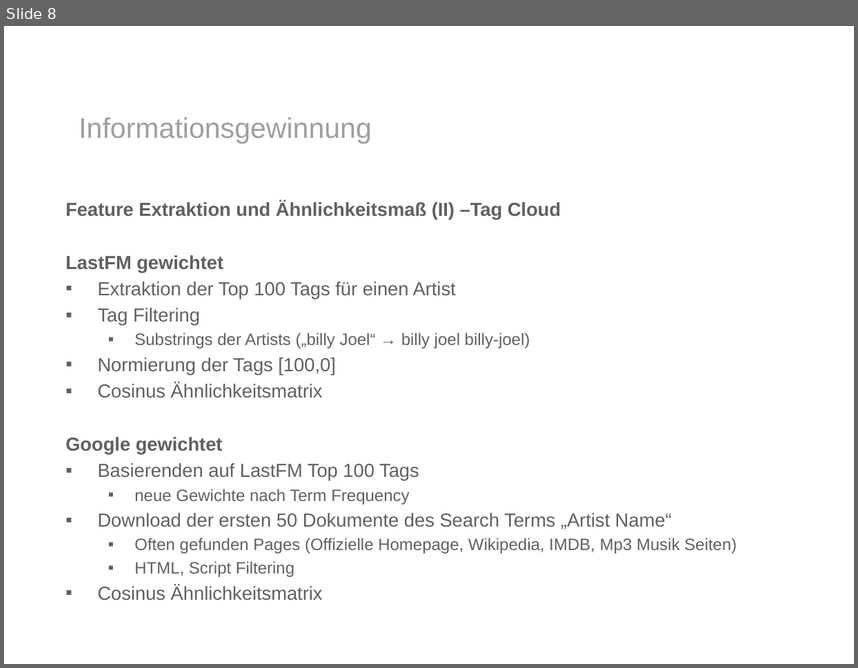
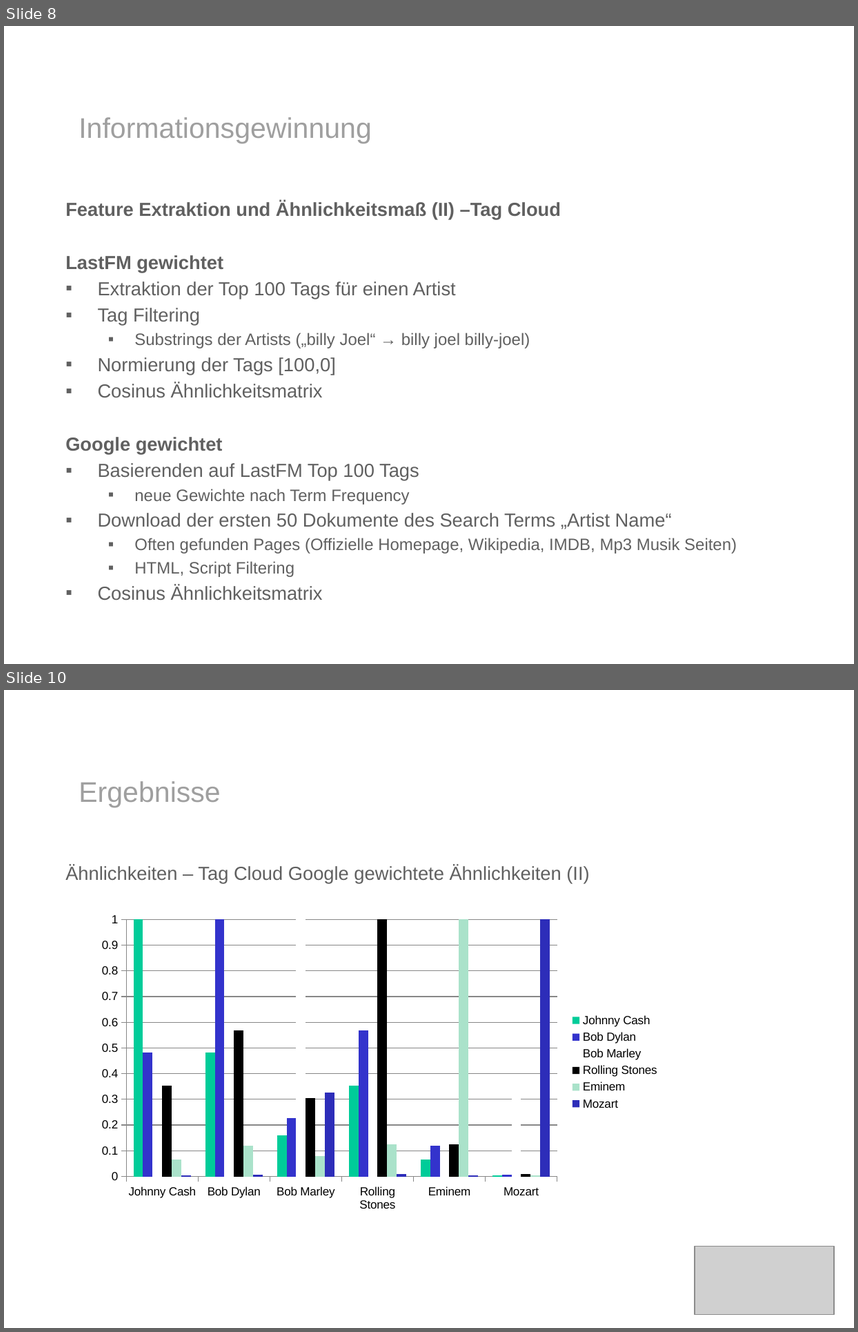
Before and after one commit to ohuguy/mirlastfm, a slide deck: presentation/presentation.pptx. Shown one above the other, each under a label of ours: slide 8 before the commit, slides 8 and 10 after it; the slides between them are not shown. The pictures are 858x668 and 858x1332 pixels, drawn with LibreOffice and Linux fonts; fonts in the diff are those of the drawing; grey boxes stand for pictures; background and template pictures are left out. Boxes give left, top, right and bottom in pixels: in the first picture for what was removed or moved away, otherwise in the second. Text is boxed around its words. In the diff, an @@ line names an element or a change of style, - is before the commit and + after.

```diff
--- a/presentation/presentation.pptx
+++ b/presentation/presentation.pptx
@@ slide 10 added at bbox=[4, 690, 854, 1328], background #FFFFFF @@
@@ text added at bbox=[79, 781, 220, 807], 24 pt, text #9F9F9F @@
+Ergebnisse
@@ text added at bbox=[65, 865, 589, 884], 16 pt, text #606060 @@
+Ähnlichkeiten – Tag Cloud Google gewichtete Ähnlichkeiten (II)
@@ column chart added at bbox=[91, 907, 668, 1218] @@
+categories: Johnny Cash, Bob Dylan, Bob Marley, Rolling Stones, Eminem, Mozart
+Johnny Cash: 1, 0.48, 0.16, 0.35, 0.07, 0
+Bob Dylan: 0.48, 1, 0.23, 0.57, 0.12, 0.01
+Bob Marley: 0.16, 0.23, 1, 0.3, 0.08, 0.33
+Rolling Stones: 0.35, 0.57, 0.3, 1, 0.12, 0.01
+Eminem: 0.07, 0.12, 0.08, 0.12, 1, 0
+Mozart: 0, 0.01, 0.33, 0.01, 0, 1
@@ picture added at bbox=[695, 1246, 835, 1315] @@
```
Also in this commit, not shown: 5 slides changed, 9 other files.
